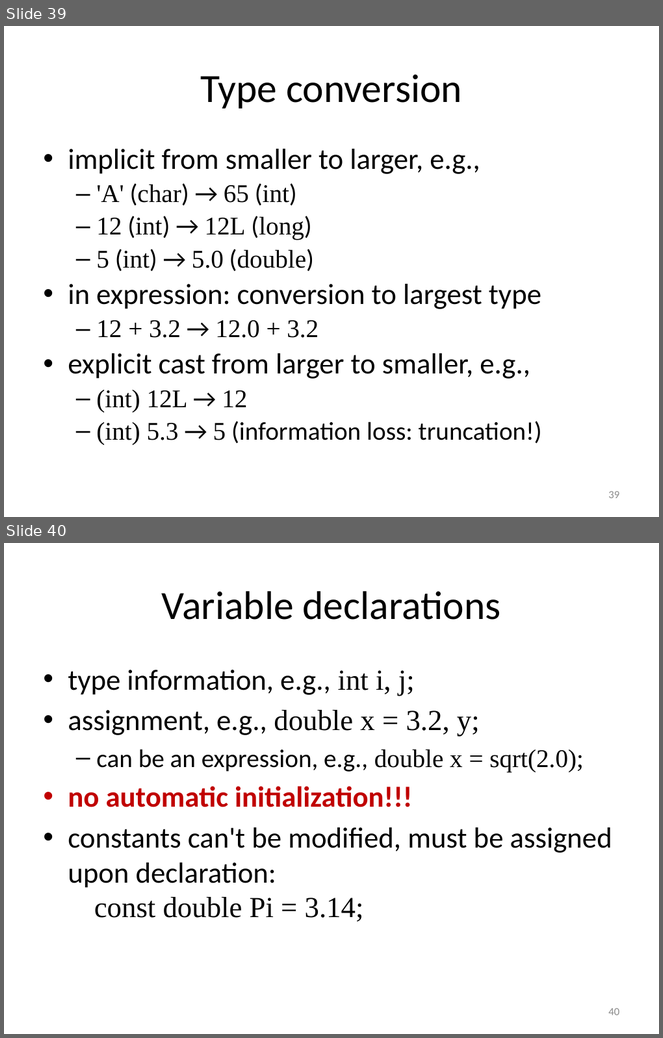
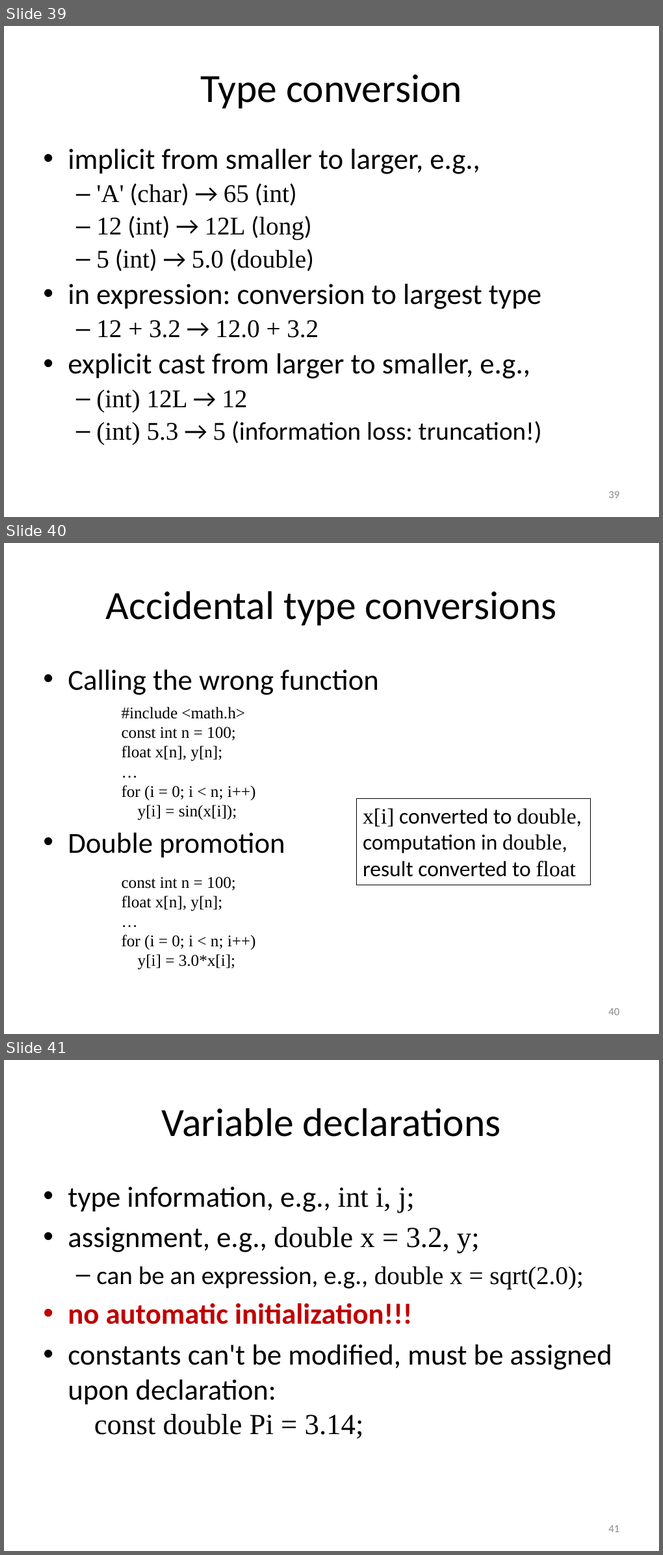
Before and after one commit to gjbex/Scientific-C, a slide deck: scientific_c.pptx. Shown one above the other, each under a label of ours: slides 39 and 40 before the commit, slides 39, 40 and 41 after it. The pictures are 663x1038 and 663x1555 pixels, drawn with LibreOffice and Linux fonts; fonts in the diff are those of the drawing. Boxes give left, top, right and bottom in pixels: in the first picture for what was removed or moved away, otherwise in the second. Text is boxed around its words. In the diff, an @@ line names an element or a change of style, - is before the commit and + after.

Commit message:
Add slide on double promotion

```diff
--- a/scientific_c.pptx
+++ b/scientific_c.pptx
@@ slide 40 added at (x1=4, y1=543, x2=659, y2=1034), background #FFFFFF @@
@@ title added at (x1=105, y1=591, x2=557, y2=626), 44 pt, text #000000 @@
+Accidental type conversions
@@ text added at (x1=68, y1=670, x2=379, y2=858), 32 pt, text #000000 @@
+• Calling the wrong function
+• Double promotion
@@ text added at (x1=122, y1=707, x2=256, y2=821), 18 pt, text #000000 @@
+#include <math.h>
+const int n = 100;
+float x[n], y[n];
+…
+for (i = 0; i < n; i++)
+y[i] = sin(x[i]);
@@ rectangle added at (x1=356, y1=799, x2=591, y2=885), outline #000000 0.75 pt, 24 pt, text #000000 @@
+x[i] converted to double,
+computation in double,
+result converted to float
@@ text added at (x1=122, y1=877, x2=256, y2=970), 18 pt, text #000000 @@
+const int n = 100;
+float x[n], y[n];
+…
+for (i = 0; i < n; i++)
+y[i] = 3.0*x[i];
@@ page number added at (x1=608, y1=1008, x2=620, y2=1016), 12 pt, text #8C8C8C @@
+40
@@ what was slide 40 is now slide 41 @@
@@ page number at (x1=608, y1=1525, x2=620, y2=1533): text changed @@
-40
+41
```
Also in this commit, not shown: 2 slides changed.
